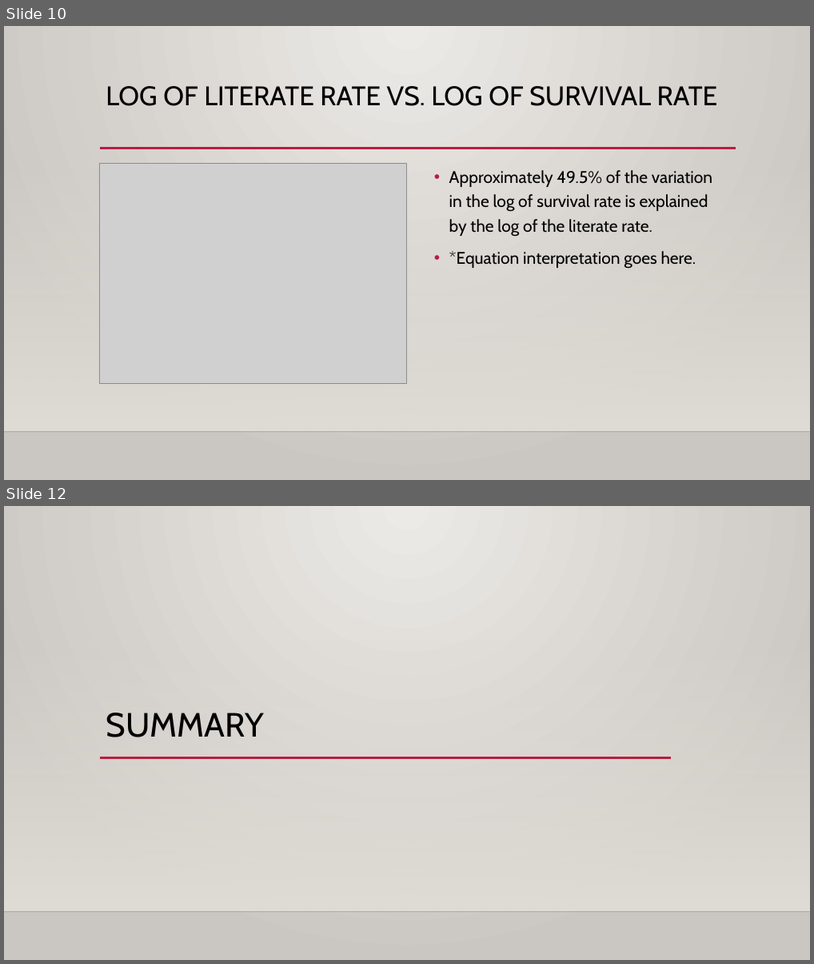
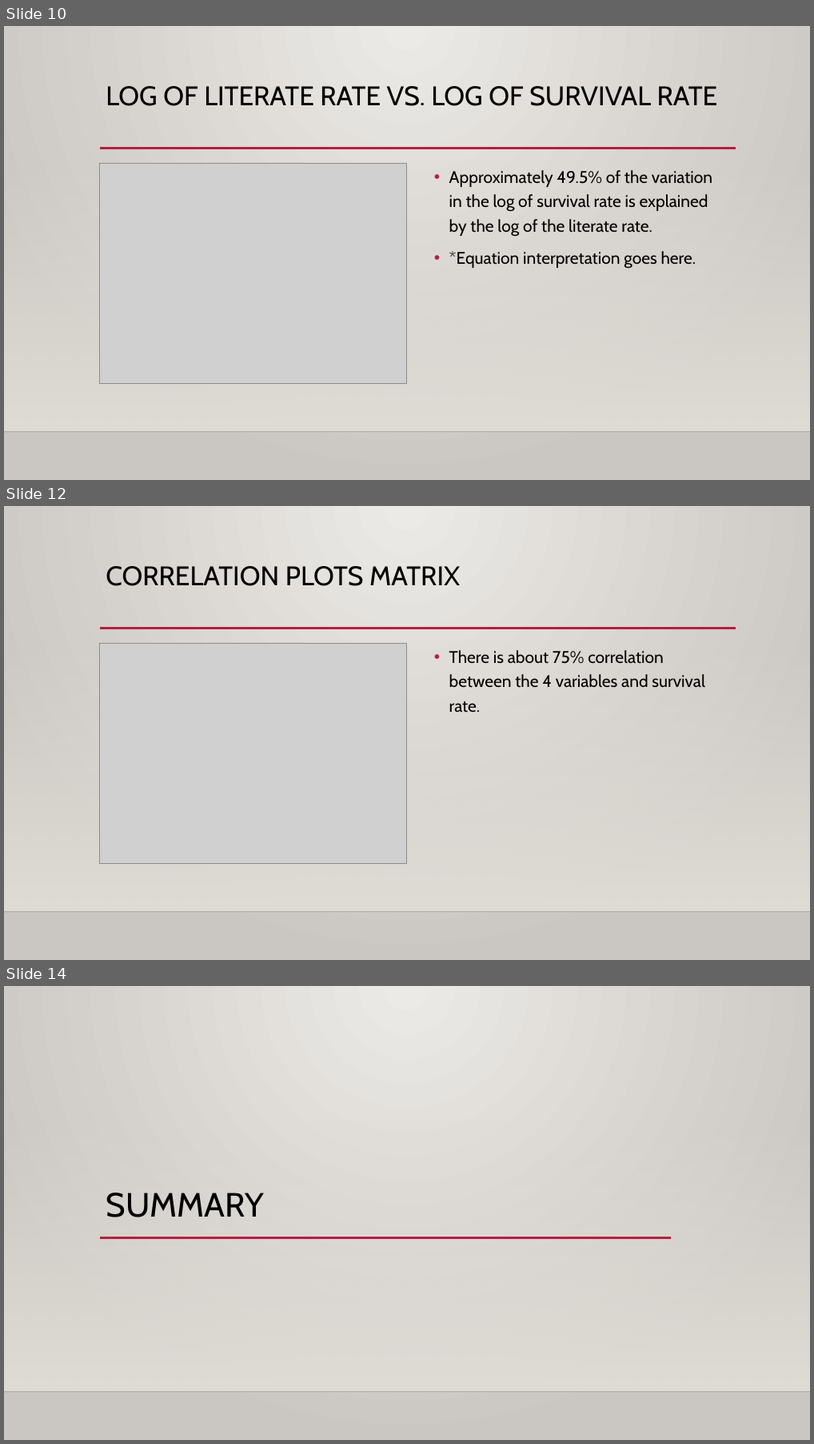
Before and after one commit to daveknockwin/MSDS6306-CS2, a slide deck: Save The Children.pptx. Shown one above the other, each under a label of ours: slides 10 and 12 before the commit, slides 10, 12 and 14 after it; the slides between them are not shown. The pictures are 814x964 and 814x1444 pixels, drawn with LibreOffice and Linux fonts; fonts in the diff are those of the drawing; grey boxes stand for pictures; background and template pictures are left out. Boxes give left, top, right and bottom in pixels: in the first picture for what was removed or moved away, otherwise in the second. Text is boxed around its words. In the diff, an @@ line names an element or a change of style, - is before the commit and + after.

```diff
--- a/Save The Children.pptx
+++ b/Save The Children.pptx
@@ slide 12 added at [4,506,810,960], background gradient #ECEAE7 to #CAC7C1; not listed: 3 template elements that a slide beside it also shows @@
@@ title added at [106,566,460,586], 32 pt, text #000000 @@
+CORRELATION PLOTS MATRIX
@@ picture added at [99,644,407,863] @@
@@ text added at [450,650,706,712], 20 pt, text #000000 @@
+• There is about 75% correlation between the 4 variables and survival rate.
@@ what was slide 12 is now slide 14 @@
```
Also in this commit, not shown: 3 slides changed, 2 other slides added, 1 slide removed.
